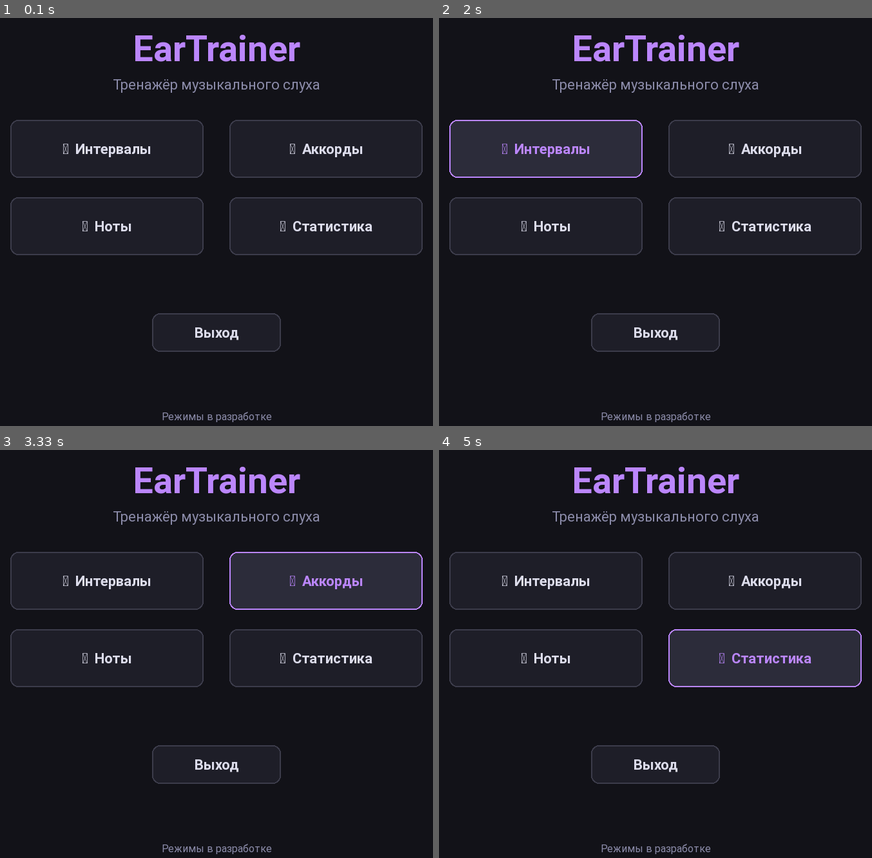
Above: before the commit, frames 1-4 (two rows, left to right).
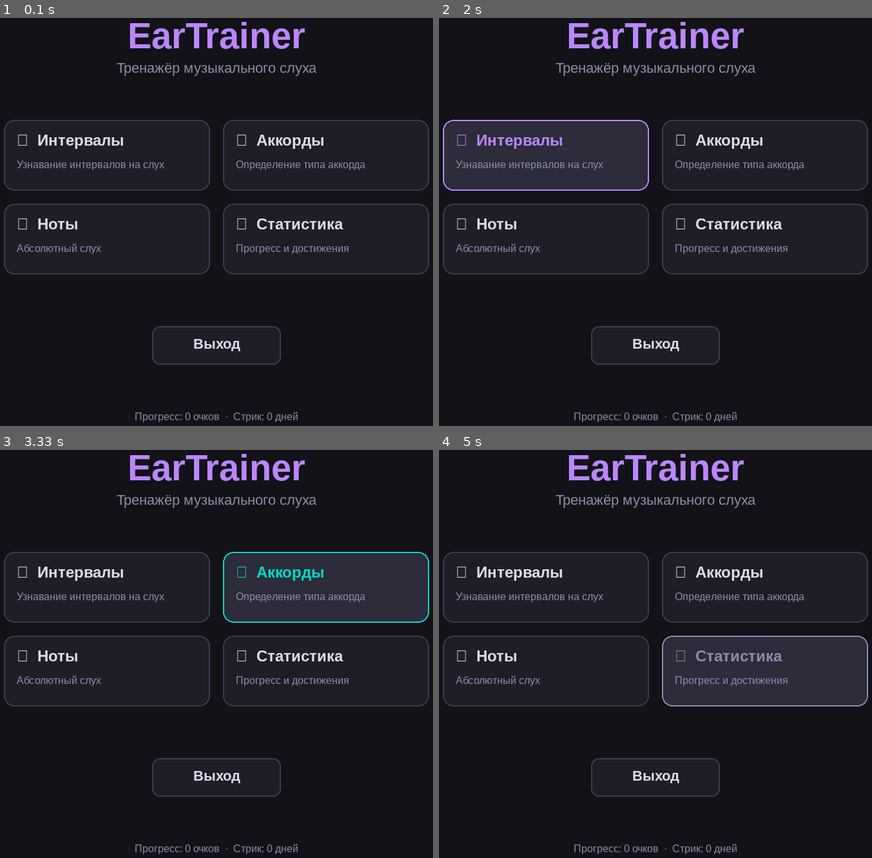
Above: after the commit, the same moments.

Repository: Folombas/PyGame2026
Game: pygame game, started from EarTrainer/main.py
Two runs of this game, one before a commit and one after it. Both use one fixed random seed, a clock stepped at 60 frames per second and the inputs below.
Inputs (mouse positions are in pixels of both pictures, inside the frame that each line leads up to):
- Up to frame 1 (0.1 s): no input
- Up to frame 2 (2 s): click (633, 230) at 0.38 s; press the mouse at (547, 156) at 0.7 s; move the mouse to (503, 99) at 0.8 s; release the mouse at (464, 46) at 0.93 s; click (776, 148) at 1.05 s; press the mouse at (547, 156) at 1.37 s; move the mouse to (677, 95) at 1.47 s; release the mouse at (807, 34) at 1.6 s; press the mouse at (547, 156) at 1.7 s; move the mouse to (516, 136) at 1.8 s; release the mouse at (486, 120) at 1.93 s
- Up to frame 3 (3.33 s): press the mouse at (324, 588) at 2.03 s; move the mouse to (303, 547) at 2.13 s; release the mouse at (281, 507) at 2.27 s; click (350, 572) at 2.38 s; press the mouse at (108, 670) at 2.7 s; move the mouse to (151, 735) at 2.8 s; release the mouse at (194, 804) at 2.93 s; click (355, 552) at 3.05 s
- Up to frame 4 (5 s): press the mouse at (763, 670) at 3.37 s; move the mouse to (716, 731) at 3.47 s; release the mouse at (664, 792) at 3.6 s; press the mouse at (763, 670) at 3.7 s; move the mouse to (655, 576) at 3.8 s; release the mouse at (542, 482) at 3.93 s; press the mouse at (547, 588) at 4.03 s; move the mouse to (568, 580) at 4.13 s; release the mouse at (590, 576) at 4.27 s; press the mouse at (547, 670) at 4.37 s; move the mouse to (690, 698) at 4.47 s; release the mouse at (833, 723) at 4.6 s; press the mouse at (547, 588) at 4.7 s; move the mouse to (620, 633) at 4.8 s; release the mouse at (690, 678) at 4.93 s

The runs differ from the first frame. In frame 1, 8.5% of the frame differs, in the area x 0-100%, y 0-100%; in frame 2, 10%; in frame 3, 10%; in frame 4, 11%.

Commit message:
feat(ui): card-based main menu, silent font fallback for missing Roboto

Diff:
--- a/EarTrainer/main.py
+++ b/EarTrainer/main.py
@@ -1,4 +1,4 @@
-"""EarTrainer — каркас главного окна."""
+"""EarTrainer — главное меню."""
 import sys
 import pygame
 import theme
@@ -9,38 +9,81 @@
 pygame.display.set_caption("EarTrainer — Тренажёр слуха")
 clock = pygame.time.Clock()
 
-mode_buttons = [
-    ui.Button("🎼  Интервалы",  (theme.WIDTH // 2 - 320, 220, 300, 90), lambda: None),
-    ui.Button("🎹  Аккорды",    (theme.WIDTH // 2 + 20,  220, 300, 90), lambda: None),
-    ui.Button("🎵  Ноты",       (theme.WIDTH // 2 - 320, 340, 300, 90), lambda: None),
-    ui.Button("📊  Статистика", (theme.WIDTH // 2 + 20,  340, 300, 90), lambda: None),
+# Хитбоксы карточек режимов — только для кликов. Отрисовываются вручную.
+MODE_CARDS = [
+    ("interval", "🎼  Интервалы", "Узнавание интервалов на слух",     theme.MD_PRIMARY),
+    ("chord",    "🎹  Аккорды",   "Определение типа аккорда",          theme.MD_SECONDARY),
+    ("note",     "🎵  Ноты",      "Абсолютный слух",                   theme.MD_GOLD),
+    ("stats",    "📊  Статистика", "Прогресс и достижения",            theme.MD_MUTED),
 ]
-quit_btn = ui.Button(
-    "Выход",
-    (theme.WIDTH // 2 - 100, 520, 200, 60),
-    lambda: pygame.event.post(pygame.event.Event(pygame.QUIT)),
-    accent=theme.MD_ERROR,
-)
-all_buttons = mode_buttons + [quit_btn]
+
+_card_w, _card_h = 320, 110
+_card_gap = 20
+_start_x = theme.WIDTH // 2 - _card_w - _card_gap // 2
+_start_y = 220
+_card_rects = {}
+for i, (key, _label, _desc, _color) in enumerate(MODE_CARDS):
+    cx = _start_x + (i % 2) * (_card_w + _card_gap)
+    cy = _start_y + (i // 2) * (_card_h + _card_gap)
+    _card_rects[key] = pygame.Rect(cx, cy, _card_w, _card_h)
+
+_quit_rect = pygame.Rect(theme.WIDTH // 2 - 100, 540, 200, 60)
+
+# Состояние hover
+_hovered = {k: False for k in _card_rects}
+_quit_hover = False
+
+def _quit():
+    pygame.event.post(pygame.event.Event(pygame.QUIT))
 
 running = True
 while running:
     dt = clock.tick(theme.FPS)
     mouse = pygame.mouse.get_pos()
+
     for e in pygame.event.get():
         if e.type == pygame.QUIT:
             running = False
-        for b in all_buttons:
-            b.handle(e)
-    for b in all_buttons:
-        b.update(dt, mouse)
+        elif e.type == pygame.MOUSEBUTTONDOWN and e.button == 1:
+            for key, rect in _card_rects.items():
+                if rect.collidepoint(e.pos) and key != "stats":
+                    print(f"→ выбран режим: {key} (пока заглушка)")
+            if _quit_rect.collidepoint(e.pos):
+                _quit()
+
+    for k, r in _card_rects.items():
+        _hovered[k] = r.collidepoint(mouse)
+    _quit_hover = _quit_rect.collidepoint(mouse)
+
     screen.fill(theme.MD_BG)
-    ui.draw_text_centered(screen, "EarTrainer", 110, 56, theme.MD_PRIMARY, bold=True)
-    ui.draw_text_centered(screen, "Тренажёр музыкального слуха", 165, 22, theme.MD_MUTED)
-    for b in all_buttons:
-        b.draw(screen)
-    ui.draw_text_centered(screen, "Режимы в разработке",
+
+    # Заголовок
+    ui.draw_text_centered(screen, "EarTrainer", 90, 56, theme.MD_PRIMARY, bold=True)
+    ui.draw_text_centered(screen, "Тренажёр музыкального слуха", 140, 22, theme.MD_MUTED)
+
+    # Карточки режимов
+    for key, label, desc, color in MODE_CARDS:
+        rect = _card_rects[key]
+        bg = theme.MD_SURFACE_HI if _hovered.get(key) else theme.MD_SURFACE
+        pygame.draw.rect(screen, bg, rect, border_radius=16)
+        border = color if _hovered.get(key) else (60, 60, 75)
+        pygame.draw.rect(screen, border, rect, 2, border_radius=16)
+        ui.draw_text_left(screen, label, rect.x + 20, rect.y + 18, 24,
+                         color if _hovered.get(key) else theme.MD_ON_SURFACE, bold=True)
+        ui.draw_text_left(screen, desc, rect.x + 20, rect.y + 60, 16, theme.MD_MUTED)
+
+    # Кнопка выхода
+    qbg = (60, 20, 20) if _quit_hover else theme.MD_SURFACE
+    pygame.draw.rect(screen, qbg, _quit_rect, border_radius=12)
+    qborder = theme.MD_ERROR if _quit_hover else (60, 60, 75)
+    pygame.draw.rect(screen, qborder, _quit_rect, 2, border_radius=12)
+    ui.draw_text_centered(screen, "Выход",
+                          _quit_rect.centery - 2, 22,
+                          theme.MD_ERROR if _quit_hover else theme.MD_ON_SURFACE, bold=True)
+
+    ui.draw_text_centered(screen, "Прогресс: 0 очков  ·  Стрик: 0 дней",
                           theme.HEIGHT - 40, 16, theme.MD_MUTED)
+
     pygame.display.flip()
 
 pygame.quit()
--- a/EarTrainer/theme.py
+++ b/EarTrainer/theme.py
@@ -19,10 +19,23 @@
 FPS = 60
 
 
+# Проверяем доступные системные шрифты один раз
+_AVAILABLE = set(pygame.font.get_fonts())  # возвращает lowercase без пробелов
+
+def _pick_font_name():
+    """Возвращает имя первого доступного шрифта с поддержкой кириллицы."""
+    candidates = ("notosans", "dejavusans", "liberationsans", "arial", "freesans")
+    for name in candidates:
+        if name in _AVAILABLE:
+            return name
+    return None
+
+_FONT_NAME = _pick_font_name()
+
 def font(size: int, bold: bool = False) -> pygame.font.Font:
-    for name in ("Roboto", "DejaVu Sans", "Arial"):
+    if _FONT_NAME:
         try:
-            return pygame.font.SysFont(name, size, bold=bold)
+            return pygame.font.SysFont(_FONT_NAME, size, bold=bold)
         except Exception:
             pass
     return pygame.font.Font(None, size)
